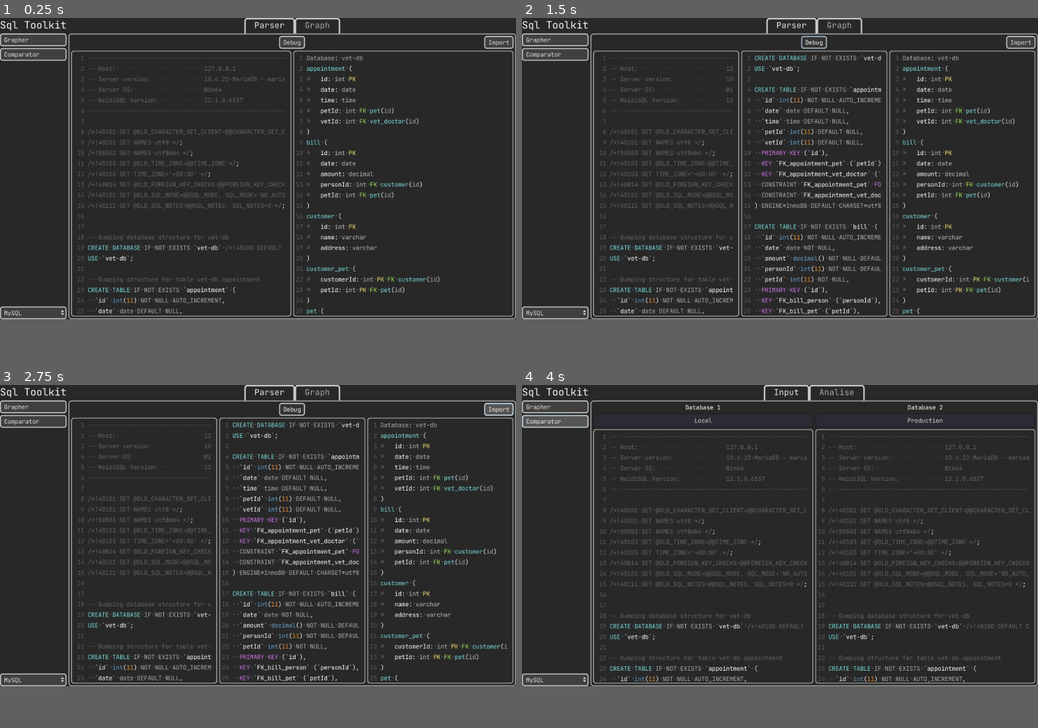
Above: before the commit, frames 1-4 (two rows, left to right).
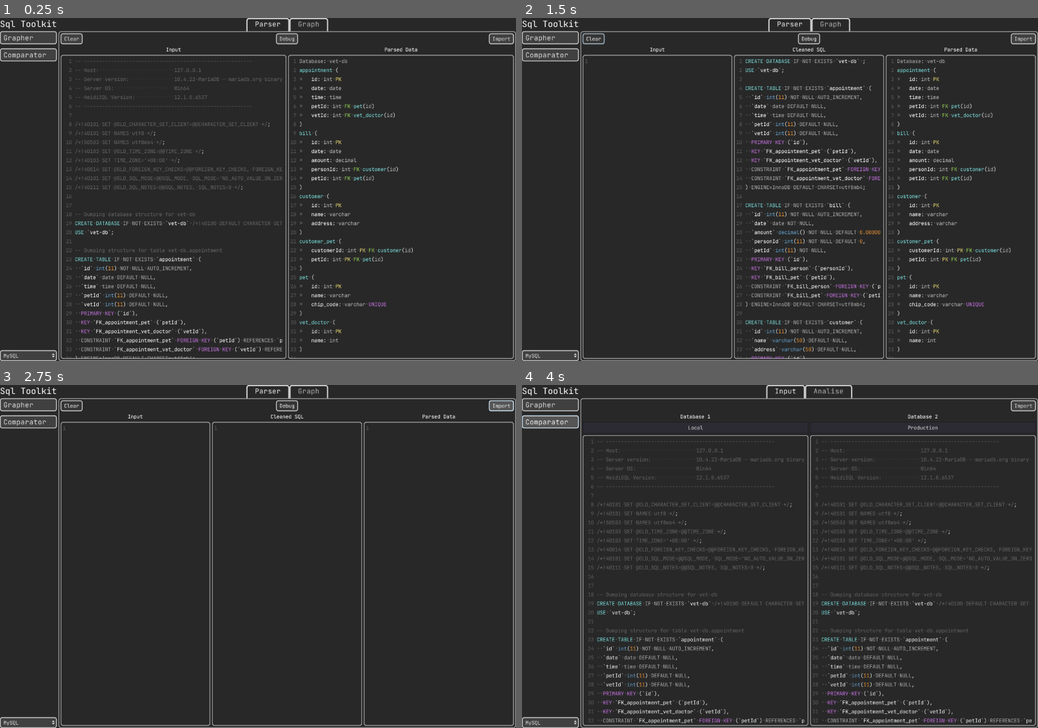
Above: after the commit, the same moments.

Repository: GArysTrousers/sql-grapher
Game: Godot game, scene res://Main.tscn
The game is run twice, just before and just after one commit, with the same random seed, the same clock (stepped at 60 frames per second) and the same inputs.
Inputs (mouse positions are in pixels of both pictures, inside the frame that each line leads up to):
- Up to frame 1 (0.25 s): no input
- Up to frame 2 (1.5 s): click "Debug" at 0.5 s; click (594, 35) at 1.25 s, where only the run after the commit has a clickable "Clear"
- Up to frame 3 (2.75 s): click "Import" at 2 s
- Up to frame 4 (4 s): click "Grapher" at 2.75 s; click "Comparator" at 3.5 s
In our replay, the window is 800x468 before the commit and 800x533 after it. These sizes can differ from the game's own. Grey fills any space a smaller window leaves; there, only what the larger window draws over its background counts as a difference.

The runs differ from the first frame. In frame 1, 14% of the frame differs, in the area x 0-100%, y 0-100%; in frame 2, 17%; in frame 3, 13%; in frame 4, 14%.

Commit message:
[add] export options, small features

Diff:
--- a/Comparator/Analiser.gd
+++ b/Comparator/Analiser.gd
@@ -2,6 +2,8 @@
 
 
 func set_databases(name1:String, db1:Sql.Database, name2:String, db2:Sql.Database):
+	for c in $Scroll/Tables.get_children():
+		c.queue_free()
 	var tables = []
 	for t in db1.tables:
 		tables.append(t.name)
@@ -16,6 +18,8 @@
 		var result = PoolStringArray()
 		var result_label = Label.new()
 		result_label.size_flags_horizontal = SIZE_EXPAND
+		result_label.align = Label.ALIGN_CENTER
+		result_label.valign = Label.VALIGN_CENTER
 
 		if db1.get_table(t_name):
 			var t = preload("res://TableInfo.tscn").instance()
@@ -38,6 +42,7 @@
 		result_label.text = result.join('\n')
 		if result_label.text == "":
 			result_label.text = "Match"
+
 		$Scroll/Tables.add_child(result_label)
 
 func add_db_names(n1, n2):
--- a/Comparator/Comparator.gd
+++ b/Comparator/Comparator.gd
@@ -2,4 +2,8 @@
 
 
 func _ready():
-	$Input/Input.connect("databases_imported", $Analise/Analiser, "set_databases")
+	$Input/Input/Input.connect("databases_imported", $Analise/Analiser, "set_databases")
+
+
+func _on_Import_pressed():
+	pass # Replace with function body.
--- a/Comparator/Input.gd
+++ b/Comparator/Input.gd
@@ -18,3 +18,7 @@
 	var commands = Sql.split_input_to_commands(text)
 	var db_list = Sql.create_db_from_commands(commands)
 	return db_list
+
+
+func _on_Import_pressed():
+	import()
--- a/Main.tscn
+++ b/Main.tscn
@@ -171,6 +171,9 @@
 size = 20
 font_data = SubResource( 21 )
 
+[sub_resource type="DynamicFont" id=23]
+font_data = SubResource( 21 )
+
 [node name="Main" type="HBoxContainer"]
 anchor_right = 1.0
 anchor_bottom = 1.0
@@ -179,7 +182,7 @@
 
 [node name="MenuBar" type="VBoxContainer" parent="."]
 margin_right = 132.0
-margin_bottom = 600.0
+margin_bottom = 800.0
 
 [node name="Label" type="Label" parent="MenuBar"]
 margin_right = 132.0
@@ -190,40 +193,43 @@
 [node name="HBoxContainer" type="VBoxContainer" parent="MenuBar"]
 margin_top = 31.0
 margin_right = 132.0
-margin_bottom = 85.0
+margin_bottom = 101.0
+custom_constants/separation = 10
 
 [node name="GoToGrapher" type="Button" parent="MenuBar/HBoxContainer"]
 margin_right = 132.0
-margin_bottom = 25.0
-size_flags_horizontal = 3
+margin_bottom = 30.0
+size_flags_horizontal = 3
+custom_fonts/font = SubResource( 23 )
 text = "Grapher"
 align = 0
 
 [node name="GoToComparator" type="Button" parent="MenuBar/HBoxContainer"]
-margin_top = 29.0
+margin_top = 40.0
 margin_right = 132.0
-margin_bottom = 54.0
-size_flags_horizontal = 3
+margin_bottom = 70.0
+size_flags_horizontal = 3
+custom_fonts/font = SubResource( 23 )
 text = "Comparator"
 align = 0
 
 [node name="Control" type="Control" parent="MenuBar"]
-margin_top = 89.0
+margin_top = 105.0
 margin_right = 132.0
-margin_bottom = 571.0
+margin_bottom = 771.0
 size_flags_vertical = 3
 
 [node name="Flavours" type="OptionButton" parent="MenuBar"]
 unique_name_in_owner = true
-margin_top = 575.0
+margin_top = 775.0
 margin_right = 132.0
-margin_bottom = 600.0
+margin_bottom = 800.0
 text = "Flavours"
 
 [node name="Grapher" type="TabContainer" parent="."]
 margin_left = 136.0
-margin_right = 578.0
-margin_bottom = 600.0
+margin_right = 666.0
+margin_bottom = 800.0
 size_flags_horizontal = 3
 size_flags_vertical = 3
 script = ExtResource( 7 )
@@ -237,58 +243,76 @@
 [node name="Parser" type="VBoxContainer" parent="Grapher/Parser"]
 margin_left = 5.0
 margin_top = 5.0
-margin_right = 437.0
-margin_bottom = 564.0
+margin_right = 525.0
+margin_bottom = 764.0
 size_flags_horizontal = 3
 
 [node name="HBoxContainer" type="HBoxContainer" parent="Grapher/Parser/Parser"]
-margin_right = 432.0
+margin_right = 520.0
 margin_bottom = 25.0
 
 [node name="HBoxContainer" type="HBoxContainer" parent="Grapher/Parser/Parser/HBoxContainer"]
-margin_right = 141.0
-margin_bottom = 25.0
-size_flags_horizontal = 3
+margin_right = 170.0
+margin_bottom = 25.0
+size_flags_horizontal = 3
+
+[node name="Clear" type="Button" parent="Grapher/Parser/Parser/HBoxContainer/HBoxContainer"]
+margin_right = 51.0
+margin_bottom = 25.0
+toggle_mode = true
+text = "Clear"
 
 [node name="HBoxContainer3" type="HBoxContainer" parent="Grapher/Parser/Parser/HBoxContainer"]
-margin_left = 145.0
-margin_right = 286.0
+margin_left = 174.0
+margin_right = 345.0
 margin_bottom = 25.0
 size_flags_horizontal = 3
 alignment = 1
 
 [node name="Debug" type="Button" parent="Grapher/Parser/Parser/HBoxContainer/HBoxContainer3"]
 unique_name_in_owner = true
-margin_left = 45.0
-margin_right = 96.0
+margin_left = 60.0
+margin_right = 111.0
 margin_bottom = 25.0
 toggle_mode = true
 text = "Debug"
 
 [node name="HBoxContainer2" type="HBoxContainer" parent="Grapher/Parser/Parser/HBoxContainer"]
-margin_left = 290.0
-margin_right = 432.0
+margin_left = 349.0
+margin_right = 520.0
 margin_bottom = 25.0
 size_flags_horizontal = 3
 alignment = 2
 
 [node name="Import" type="Button" parent="Grapher/Parser/Parser/HBoxContainer/HBoxContainer2"]
-margin_left = 84.0
-margin_right = 142.0
+margin_left = 113.0
+margin_right = 171.0
 margin_bottom = 25.0
 text = "Import"
 
 [node name="HSplitContainer" type="HBoxContainer" parent="Grapher/Parser/Parser"]
 margin_top = 29.0
-margin_right = 432.0
-margin_bottom = 559.0
-size_flags_horizontal = 3
-size_flags_vertical = 3
-
-[node name="SqlInput" type="TextEdit" parent="Grapher/Parser/Parser/HSplitContainer"]
+margin_right = 520.0
+margin_bottom = 759.0
+size_flags_horizontal = 3
+size_flags_vertical = 3
+
+[node name="Input" type="VBoxContainer" parent="Grapher/Parser/Parser/HSplitContainer"]
+margin_right = 258.0
+margin_bottom = 730.0
+size_flags_horizontal = 3
+
+[node name="Label" type="Label" parent="Grapher/Parser/Parser/HSplitContainer/Input"]
+margin_right = 258.0
+margin_bottom = 17.0
+text = "Input"
+align = 1
+
+[node name="SqlInput" type="TextEdit" parent="Grapher/Parser/Parser/HSplitContainer/Input"]
 unique_name_in_owner = true
-margin_right = 214.0
-margin_bottom = 530.0
+margin_top = 21.0
+margin_right = 258.0
+margin_bottom = 730.0
 size_flags_horizontal = 3
 size_flags_vertical = 3
 text = "-- --------------------------------------------------------
@@ -397,12 +421,25 @@
 draw_spaces = true
 script = ExtResource( 2 )
 
-[node name="CleanerOutput" type="TextEdit" parent="Grapher/Parser/Parser/HSplitContainer"]
+[node name="Clean" type="VBoxContainer" parent="Grapher/Parser/Parser/HSplitContainer"]
 unique_name_in_owner = true
 visible = false
-margin_left = 338.0
-margin_right = 673.0
-margin_bottom = 530.0
+margin_left = 174.0
+margin_right = 345.0
+margin_bottom = 730.0
+size_flags_horizontal = 3
+
+[node name="Label" type="Label" parent="Grapher/Parser/Parser/HSplitContainer/Clean"]
+margin_right = 171.0
+margin_bottom = 17.0
+text = "Cleaned SQL"
+align = 1
+
+[node name="CleanerOutput" type="TextEdit" parent="Grapher/Parser/Parser/HSplitContainer/Clean"]
+unique_name_in_owner = true
+margin_top = 21.0
+margin_right = 171.0
+margin_bottom = 730.0
 size_flags_horizontal = 3
 size_flags_vertical = 3
 readonly = true
@@ -411,11 +448,23 @@
 draw_spaces = true
 script = ExtResource( 2 )
 
-[node name="ParserOutput" type="TextEdit" parent="Grapher/Parser/Parser/HSplitContainer"]
+[node name="Output" type="VBoxContainer" parent="Grapher/Parser/Parser/HSplitContainer"]
+margin_left = 262.0
+margin_right = 520.0
+margin_bottom = 730.0
+size_flags_horizontal = 3
+
+[node name="Label" type="Label" parent="Grapher/Parser/Parser/HSplitContainer/Output"]
+margin_right = 258.0
+margin_bottom = 17.0
+text = "Parsed Data"
+align = 1
+
+[node name="ParserOutput" type="TextEdit" parent="Grapher/Parser/Parser/HSplitContainer/Output"]
 unique_name_in_owner = true
-margin_left = 218.0
-margin_right = 432.0
-margin_bottom = 530.0
+margin_top = 21.0
+margin_right = 258.0
+margin_bottom = 730.0
 size_flags_horizontal = 3
 size_flags_vertical = 3
 readonly = true
@@ -446,9 +495,9 @@
 [node name="Graph" parent="Grapher/Graph/GraphHolder/Viewport" instance=ExtResource( 4 )]
 
 [node name="Comparator" type="TabContainer" parent="."]
-margin_left = 582.0
-margin_right = 1024.0
-margin_bottom = 600.0
+margin_left = 670.0
+margin_right = 1200.0
+margin_bottom = 800.0
 size_flags_horizontal = 3
 size_flags_vertical = 3
 script = ExtResource( 10 )
@@ -458,38 +507,72 @@
 anchor_bottom = 1.0
 margin_top = 31.0
 
-[node name="Input" type="HBoxContainer" parent="Comparator/Input"]
+[node name="Input" type="VBoxContainer" parent="Comparator/Input"]
 margin_left = 5.0
 margin_top = 5.0
-margin_right = 437.0
-margin_bottom = 564.0
+margin_right = 525.0
+margin_bottom = 764.0
+
+[node name="HBoxContainer" type="HBoxContainer" parent="Comparator/Input/Input"]
+margin_right = 520.0
+margin_bottom = 25.0
+
+[node name="HBoxContainer" type="HBoxContainer" parent="Comparator/Input/Input/HBoxContainer"]
+margin_right = 170.0
+margin_bottom = 25.0
+size_flags_horizontal = 3
+
+[node name="HBoxContainer3" type="HBoxContainer" parent="Comparator/Input/Input/HBoxContainer"]
+margin_left = 174.0
+margin_right = 345.0
+margin_bottom = 25.0
+size_flags_horizontal = 3
+alignment = 1
+
+[node name="HBoxContainer2" type="HBoxContainer" parent="Comparator/Input/Input/HBoxContainer"]
+margin_left = 349.0
+margin_right = 520.0
+margin_bottom = 25.0
+size_flags_horizontal = 3
+alignment = 2
+
+[node name="Import" type="Button" parent="Comparator/Input/Input/HBoxContainer/HBoxContainer2"]
+margin_left = 113.0
+margin_right = 171.0
+margin_bottom = 25.0
+text = "Import"
+
+[node name="Input" type="HBoxContainer" parent="Comparator/Input/Input"]
+margin_top = 29.0
+margin_right = 520.0
+margin_bottom = 759.0
 size_flags_horizontal = 3
 size_flags_vertical = 3
 script = ExtResource( 9 )
 
-[node name="Database1" type="VBoxContainer" parent="Comparator/Input/Input"]
-margin_right = 214.0
-margin_bottom = 559.0
-size_flags_horizontal = 3
-size_flags_vertical = 3
-
-[node name="Label" type="Label" parent="Comparator/Input/Input/Database1"]
-margin_right = 214.0
+[node name="Database1" type="VBoxContainer" parent="Comparator/Input/Input/Input"]
+margin_right = 258.0
+margin_bottom = 730.0
+size_flags_horizontal = 3
+size_flags_vertical = 3
+
+[node name="Label" type="Label" parent="Comparator/Input/Input/Input/Database1"]
+margin_right = 258.0
 margin_bottom = 17.0
 text = "Database 1"
 align = 1
 
-[node name="Name" type="LineEdit" parent="Comparator/Input/Input/Database1"]
+[node name="Name" type="LineEdit" parent="Comparator/Input/Input/Input/Database1"]
 margin_top = 21.0
-margin_right = 214.0
+margin_right = 258.0
 margin_bottom = 48.0
 text = "Local"
 align = 1
 
-[node name="SqlInput" type="TextEdit" parent="Comparator/Input/Input/Database1"]
+[node name="SqlInput" type="TextEdit" parent="Comparator/Input/Input/Input/Database1"]
 margin_top = 52.0
-margin_right = 214.0
-margin_bottom = 559.0
+margin_right = 258.0
+margin_bottom = 730.0
 size_flags_horizontal = 3
 size_flags_vertical = 3
 text = "-- --------------------------------------------------------
@@ -598,30 +681,30 @@
 draw_spaces = true
 script = ExtResource( 2 )
 
-[node name="Database2" type="VBoxContainer" parent="Comparator/Input/Input"]
-margin_left = 218.0
-margin_right = 432.0
-margin_bottom = 559.0
-size_flags_horizontal = 3
-size_flags_vertical = 3
-
-[node name="Label" type="Label" parent="Comparator/Input/Input/Database2"]
-margin_right = 214.0
+[node name="Database2" type="VBoxContainer" parent="Comparator/Input/Input/Input"]
+margin_left = 262.0
+margin_right = 520.0
+margin_bottom = 730.0
+size_flags_horizontal = 3
+size_flags_vertical = 3
+
+[node name="Label" type="Label" parent="Comparator/Input/Input/Input/Database2"]
+margin_right = 258.0
 margin_bottom = 17.0
 text = "Database 2"
 align = 1
 
-[node name="Name" type="LineEdit" parent="Comparator/Input/Input/Database2"]
+[node name="Name" type="LineEdit" parent="Comparator/Input/Input/Input/Database2"]
 margin_top = 21.0
-margin_right = 214.0
+margin_right = 258.0
 margin_bottom = 48.0
 text = "Production"
 align = 1
 
-[node name="SqlInput" type="TextEdit" parent="Comparator/Input/Input/Database2"]
+[node name="SqlInput" type="TextEdit" parent="Comparator/Input/Input/Input/Database2"]
 margin_top = 52.0
-margin_right = 214.0
-margin_bottom = 559.0
+margin_right = 258.0
+margin_bottom = 730.0
 size_flags_horizontal = 3
 size_flags_vertical = 3
 text = "-- --------------------------------------------------------
@@ -782,6 +865,8 @@
 [connection signal="pressed" from="MenuBar/HBoxContainer/GoToGrapher" to="." method="_on_GoToGrapher_pressed"]
 [connection signal="pressed" from="MenuBar/HBoxContainer/GoToComparator" to="." method="_on_GoToComparator_pressed"]
 [connection signal="item_selected" from="MenuBar/Flavours" to="." method="_on_Flavours_item_selected"]
+[connection signal="toggled" from="Grapher/Parser/Parser/HBoxContainer/HBoxContainer/Clear" to="Grapher/Parser" method="_on_Clear_toggled"]
 [connection signal="toggled" from="Grapher/Parser/Parser/HBoxContainer/HBoxContainer3/Debug" to="Grapher/Parser" method="_on_Debug_toggled"]
 [connection signal="pressed" from="Grapher/Parser/Parser/HBoxContainer/HBoxContainer2/Import" to="Grapher/Parser" method="_on_Import_pressed"]
 [connection signal="visibility_changed" from="Grapher/Graph" to="Grapher/Graph/GraphHolder" method="_on_Graph_visibility_changed"]
+[connection signal="pressed" from="Comparator/Input/Input/HBoxContainer/HBoxContainer2/Import" to="Comparator/Input/Input/Input" method="_on_Import_pressed"]
--- a/Parser.gd
+++ b/Parser.gd
@@ -29,8 +29,12 @@
 
 
 func _on_Debug_toggled(button_pressed):
-	get_node("%CleanerOutput").visible = button_pressed
+	get_node("%Clean").visible = button_pressed
 
 
 func _on_LinkButton_pressed():
 	OS.shell_open("https://github.com/GArysTrousers/sql-grapher")
+
+
+func _on_Clear_toggled(button_pressed):
+	get_node("%SqlInput").text = ""
--- a/TableInfo.gd
+++ b/TableInfo.gd
@@ -7,12 +7,12 @@
 	pass # Replace with function body.
 
 
-func init(table):
+func init(table, add_to_col_node_group:bool = false):
 	data = table
 	get_node("%TableName").text = data.name
 	for col in data.cols:
 		var l = preload("res://graph/ColumnNode.tscn").instance()
-		l.init(col)
+		l.init(col, add_to_col_node_group)
 		get_node("%Columns").add_child(l)
 
 func set_type_visible(value:bool):
--- a/graph/ColumnNode.gd
+++ b/graph/ColumnNode.gd
@@ -1,6 +1,6 @@
 extends HBoxContainer
 
-func init(col:Sql.Column):
+func init(col:Sql.Column, add_to_col_node_group:bool = false):
 	mouse_filter = Control.MOUSE_FILTER_IGNORE
 	$Info/Name.text = col.name
 	$Info/DataType.text = ':' + col.type
@@ -11,6 +11,8 @@
 		add_tag("FK", Palette.green)
 	if col.unique_key:
 		add_tag("UNQ", Palette.purple)
+	if add_to_col_node_group:
+		add_to_group("col_nodes")
 
 func add_tag(text:String, color:Color):
 	var tag = Label.new()
--- a/graph/ColumnNode.tscn
+++ b/graph/ColumnNode.tscn
@@ -2,7 +2,7 @@
 
 [ext_resource path="res://graph/ColumnNode.gd" type="Script" id=1]
 
-[node name="ColumnNode" type="HBoxContainer" groups=["col_nodes"]]
+[node name="ColumnNode" type="HBoxContainer"]
 margin_right = 40.0
 margin_bottom = 40.0
 custom_constants/separation = 20
--- a/graph/Graph.tscn
+++ b/graph/Graph.tscn
@@ -218,6 +218,16 @@
 step = 0.1
 value = 1.0
 
+[node name="Label" type="Label" parent="UI"]
+modulate = Color( 1, 1, 1, 0.466667 )
+anchor_top = 1.0
+anchor_right = 1.0
+anchor_bottom = 1.0
+margin_top = -48.0
+text = "Left Click + Drag: Move Table
+Right Click + Drag: Move Viewport
+Scroll Wheel: Zoom"
+
 [connection signal="mouse_entered" from="UI/SettingsPanel" to="UI/SettingsPanel" method="_on_SettingsPanel_mouse_entered"]
 [connection signal="mouse_exited" from="UI/SettingsPanel" to="UI/SettingsPanel" method="_on_SettingsPanel_mouse_exited"]
 [connection signal="mouse_entered" from="UI/SettingsPanel/GraphSettings" to="UI/SettingsPanel/GraphSettings" method="_on_GraphSettings_mouse_entered"]
--- a/graph/TableNode.gd
+++ b/graph/TableNode.gd
@@ -8,7 +8,7 @@
 	data = table
 
 func _ready():
-	$TableInfo.init(data)
+	$TableInfo.init(data, true)
 
 	yield(get_tree(), "idle_frame")
 	$CollisionShape2D.shape.extents = $TableInfo.rect_size / 2
--- a/project.godot
+++ b/project.godot
@@ -10,7 +10,7 @@
 
 [application]
 
-config/name="Sql Grapher"
+config/name="Sql Toolkit"
 run/main_scene="res://Main.tscn"
 config/icon="res://icon.png"
 
@@ -18,6 +18,11 @@
 
 Sql="*res://Sql.gd"
 Palette="*res://global/Palette.gd"
+
+[display]
+
+window/size/width=1200
+window/size/height=800
 
 [gui]
 
Not shown: 1 places in Main.tscn that only renumber resources
Not shown, added: export_presets.cfg
Not shown, changed: .gitignore
Not shown, added: README.md
